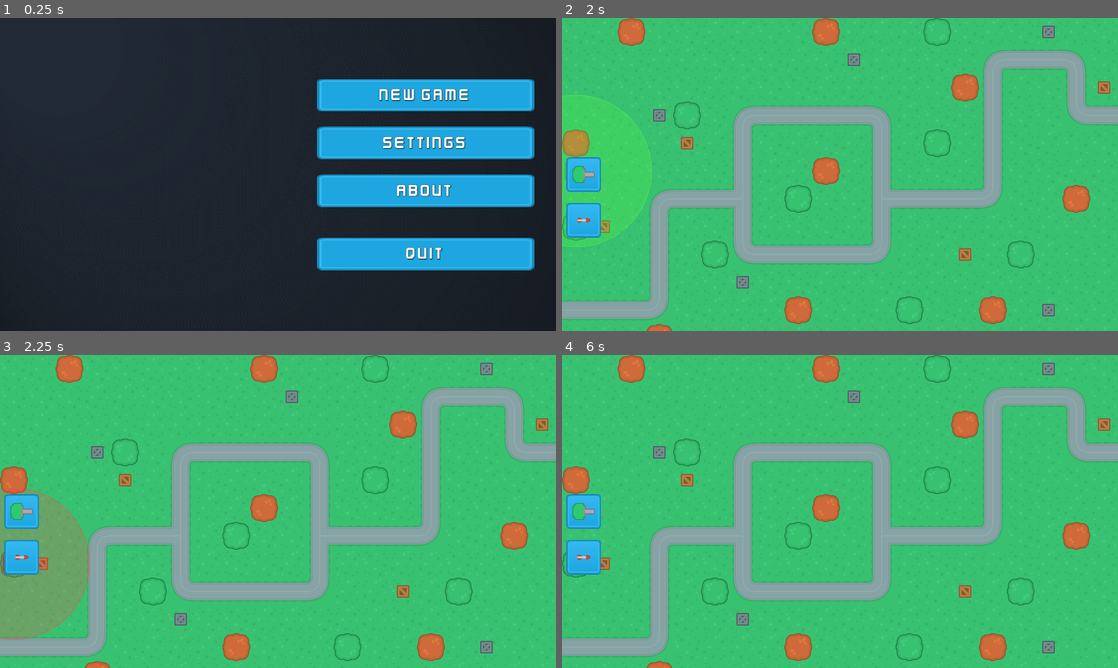
Above: before the commit, frames 1-4 (two rows, left to right).
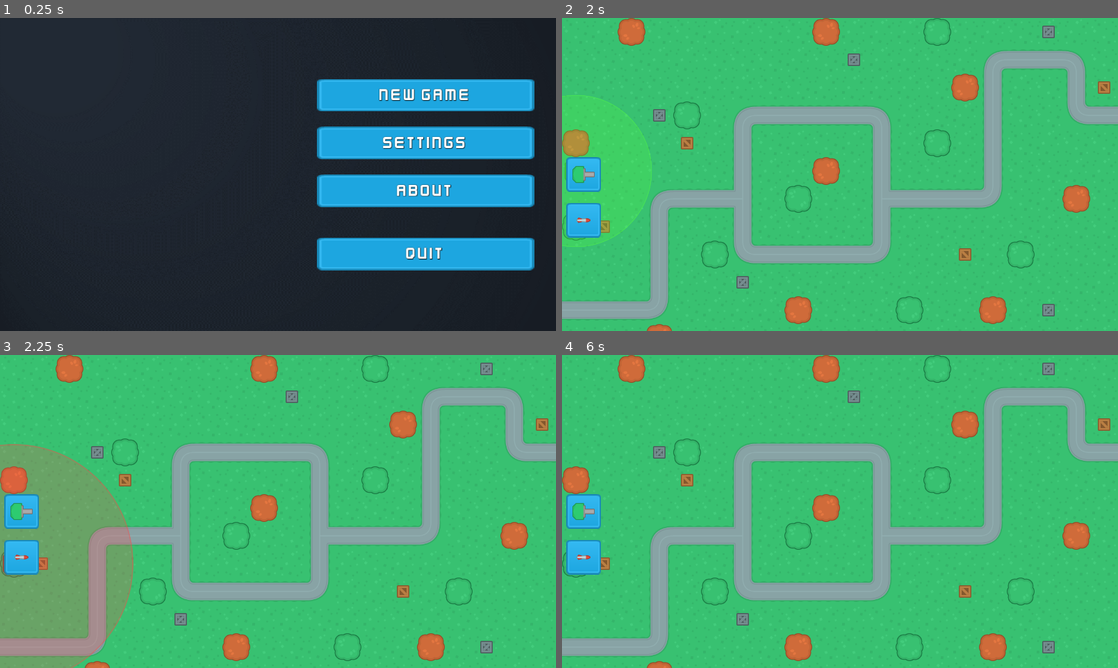
Above: after the commit, the same moments.

Repository: vrialland/godot-tutorial-tower-defense
Game: Godot game, scene res://SceneHandler.tscn
Same seed, same stepped clock (60 frames per second), same inputs: the game is played once before the commit and once after it.
Inputs (mouse positions are in pixels of both pictures, inside the frame that each line leads up to):
- Up to frame 1 (0.25 s): no input
- Up to frame 2 (2 s): click "New Game" at 0.5 s; click (584, 174) at 1.25 s
- Up to frame 3 (2.25 s): click (22, 558) at 2 s
- Up to frame 4 (6 s): click (584, 511) at 2.75 s; click (584, 558) at 3.5 s; click (584, 511) at 4.25 s; click (584, 558) at 5 s; tap Enter (ui_accept) at 5.75 s; move the mouse to (962, 495) at 5.77 s

Frames 1-2 are identical in both runs. In frame 3, 7.7% of the frame differs, in the area x 0-24%, y 28-100%; in frame 4, nothing differs.

Commit message:
feat: add towers data

Diff:
--- a/project.godot
+++ b/project.godot
@@ -13,6 +13,10 @@
 config/name="Tower Defense"
 run/main_scene="res://SceneHandler.tscn"
 config/icon="res://icon.png"
+
+[autoload]
+
+GameData="*res://scenes/singletons/GameData.gd"
 
 [debug]
 
--- a/scenes/main_scenes/GameScene.gd
+++ b/scenes/main_scenes/GameScene.gd
@@ -1,8 +1,4 @@
 extends Node2D
-
-
-const RED: Color = Color("adff4545")
-const GREEN: Color = Color("ad54ff3c")
 
 
 var map_node: Node2D
@@ -38,7 +34,7 @@
 		cancel_build_mode()
 	build_type = tower_type + "T1"
 	build_mode = true
-	$UI.set_tower_preview(build_type, get_global_mouse_position(), GREEN)
+	$UI.set_tower_preview(build_type, get_global_mouse_position(), GameData.colors.GREEN)
 
 
 func update_tower_preview() -> void:
@@ -48,12 +44,12 @@
 	var tile_position: Vector2 = tower_exclusion.map_to_world(current_tile)
 
 	if tower_exclusion.get_cellv(current_tile) == -1:
-		$UI.update_tower_preview(tile_position, GREEN)
+		$UI.update_tower_preview(tile_position, GameData.colors.GREEN)
 		build_valid = true
 		build_location = tile_position
 		build_tile = current_tile
 	else:
-		$UI.update_tower_preview(tile_position, RED)
+		$UI.update_tower_preview(tile_position, GameData.colors.RED)
 		build_valid = false
 
 
--- a/scenes/main_scenes/Ui.gd
+++ b/scenes/main_scenes/Ui.gd
@@ -1,6 +1,4 @@
 extends CanvasLayer
-
-var tower_range = 350
 
 
 func set_tower_preview(tower_type: String, mouse_position: Vector2, color: Color) -> void:
@@ -10,9 +8,9 @@
 
 	var range_texture: Sprite = Sprite.new()
 	range_texture.position = Vector2(32, 32)
-	var scaling: float = tower_range / 600.0
+	var scaling: float = GameData.tower_data[tower_type].range / 600.0
 	range_texture.scale = Vector2(scaling, scaling)
-	var texture = load("res://assets/ui/range_overlay.png")
+	var texture: Texture = load("res://assets/ui/range_overlay.png")
 	range_texture.texture = texture
 	range_texture.modulate = color
 
--- /dev/null
+++ b/scenes/singletons/GameData.gd
@@ -0,0 +1,19 @@
+extends Node
+
+const tower_data: Dictionary = {
+	"GunT1": {
+		"damage": 20,
+		"rof": 1,
+		"range": 350
+	},
+	"MissileT1": {
+		"damage": 100,
+		"rof": 3,
+		"range": 550
+	}
+}
+
+const colors = {
+	"RED": Color("adff4545"),
+	"GREEN": Color("ad54ff3c")
+}
Not shown, added: assets/ui/range_overlay.png.import
